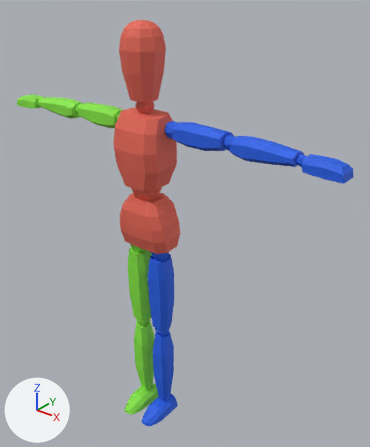
Before and after pictures for a commit that changed the FBX model Various Tests and Scripts/Assets/Own Stuff/FBX Models/SL_FPS Rigged Doll.fbx.
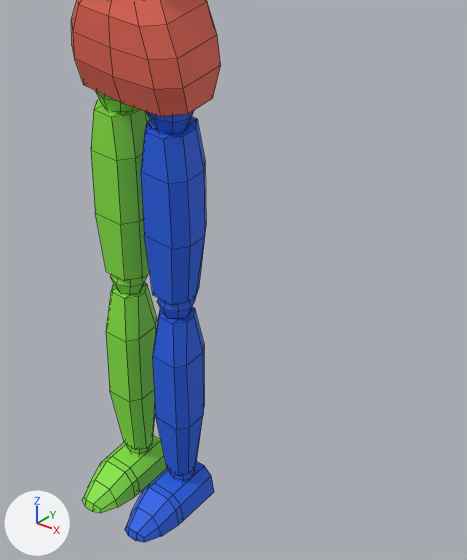
Each version appears first whole from a 50 mm lens placed at (1.273, -1.358, 1.851), pointed at (0.1, 0.108, 0.942), and next in a close-up on the part from 25% to 76% of the width and 46% to 97% of the height. Arrows for +X, +Y and +Z are at lower left; the lights stay in place. The close-ups show mesh edges as thin lines. Where no turn or scale is listed for an object, it has been applied to the vertices.
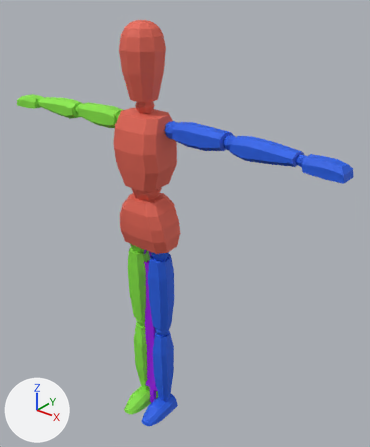
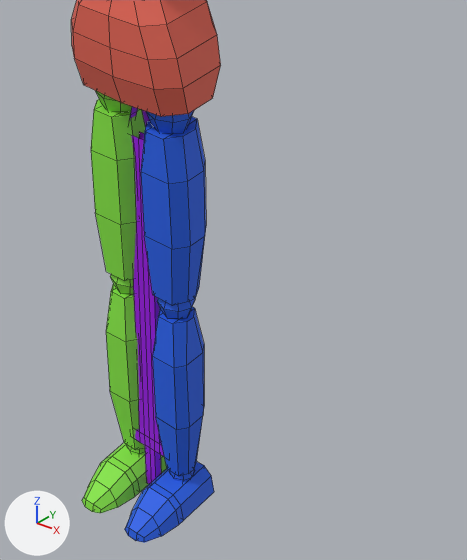
The change, as a list of edits to the scene's bpy script:
```text
Add mat_material_005:
    mat_material_005 = principled_material('Material.005')
    mat_material_005.base_color = (0.338, 0.0, 0.8)  # purple #9d00e7
    mat_material_005.roughness = 0.69
Add me_cube_004:
    me_cube_004.from_pydata(...)  # 46 vertices, 40 faces; spans x -0.05..0.05, y -0.025..-0.008, z 0.003..0.882
    me_cube_004.materials.append(mat_material_005)  # purple #9d00e7
Add ob_sword:
    ob_sword = bpy.data.objects.new('Sword', me_cube_004)
    ob_sword.location = (0.0, 0.006, -0.001)
```

Where the change shows, as pixel boxes (x1, y1, x2, y2) in the close-ups (467 x 560 px):
'Sword', added (purple): after (129, 107, 164, 484)
